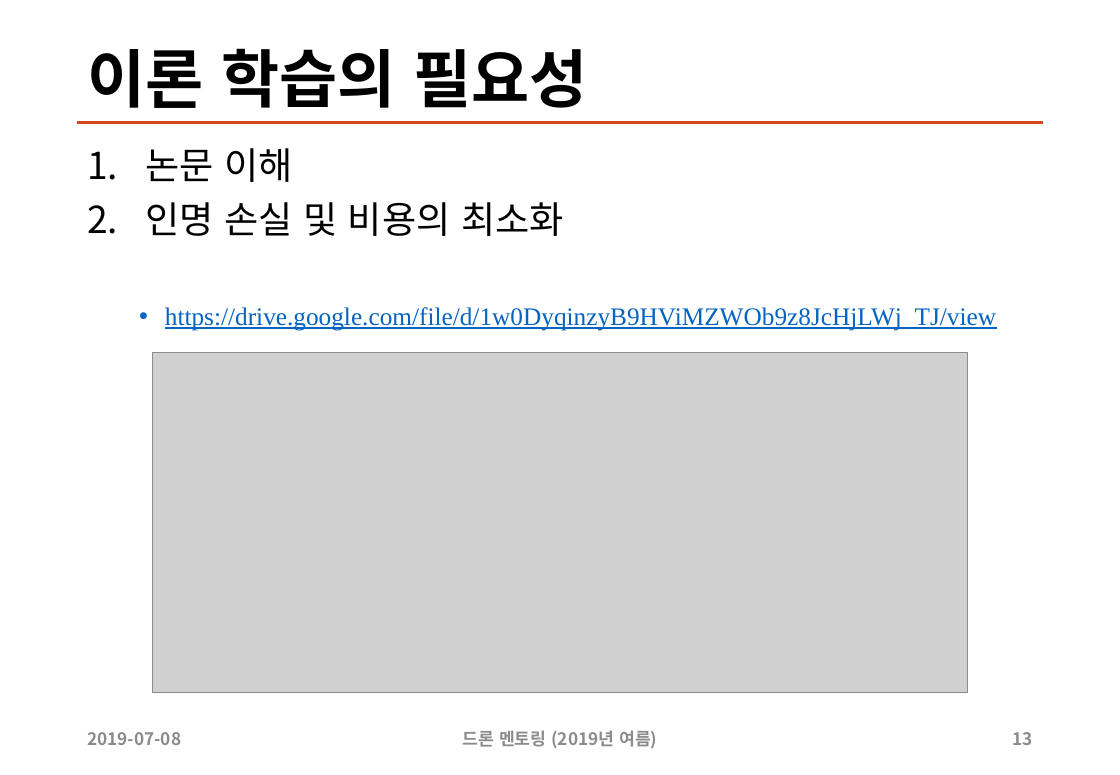
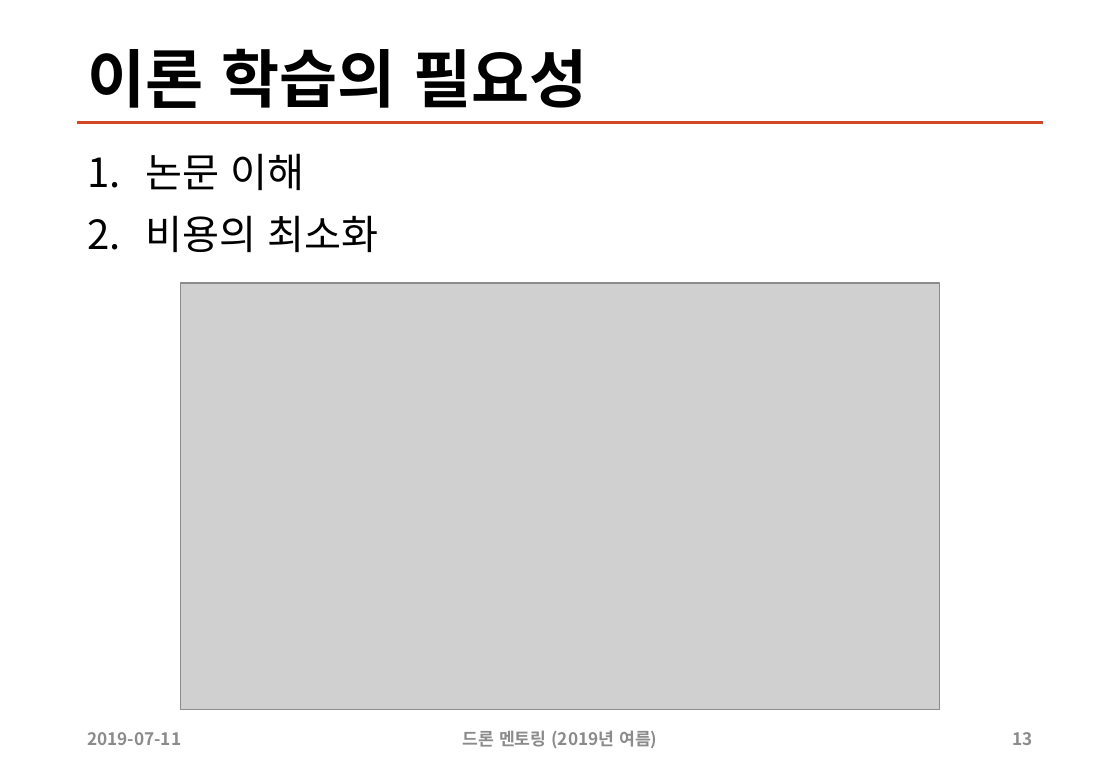
Before and after one commit to sunabove/drone_mentoring, a slide deck: slide 13 of 200 드론 멘토링 자율 비행 이론 V1.1.pptx. Drawn at 1120x775 pixels with LibreOffice and Linux fonts; fonts in the diff are those of the drawing; grey boxes stand for pictures. Boxes give left, top, right and bottom in pixels: in the first picture for what was removed or moved away, otherwise in the second. Text is boxed around its words. In the diff, an @@ line names an element or a change of style, - is before the commit and + after.

```diff
--- a/200 드론 멘토링 자율 비행 이론 V1.1.pptx
+++ b/200 드론 멘토링 자율 비행 이론 V1.1.pptx
@@ text at (146, 153, 305, 191): size 25.9 to 28 pt in "논문 이해"; line spacing 0.9 to 1 @@
@@ text at (146, 215, 379, 253): text changed; size 17.6 to 28 pt; text colour #0563C1 to #000000 @@
-2. 인명 손실 및 비용의 최소화
-  • https://drive.google.com/file/d/1w0DyqinzyB9HViMZWOb9z8JcHjLWj_TJ/view
+2. 비용의 최소화
@@ picture: place and size @@
-picture at (152, 353, 968, 693)
+picture at (181, 283, 939, 709)
@@ text at (87, 732, 181, 745): text changed @@
-2019-07-08
+2019-07-11
```
Also in this commit, not shown: 16 other slides changed, 3 other files.
